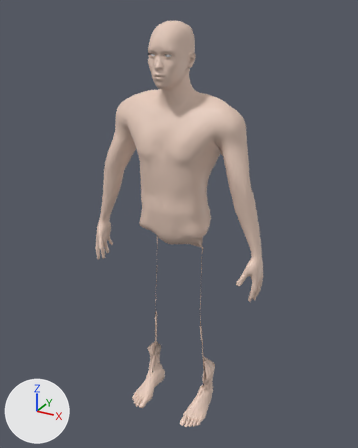
What one commit did to the glTF model public/models/doll/body-m.glb.
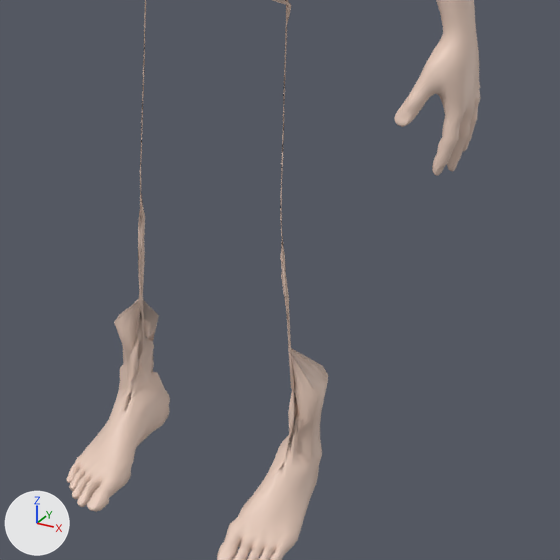
Old and new are each drawn whole from a camera (50 mm lens) standing at (0.961, -1.748, 1.828) and looking at (0.005, -0.009, 0.959) and again close up on the part from 31% to 81% of the width and 55% to 95% of the height. The axes (+X, +Y, +Z) are drawn at lower left. The lights are the same throughout. The first two pictures are the older version. Both versions are drawn at full value of the shape key 'tuck_track-pants' of 'Body'; the numbers are the values there. Vertices at exactly the same position are counted once.

Names of what the first close-up shows: 'Body'.
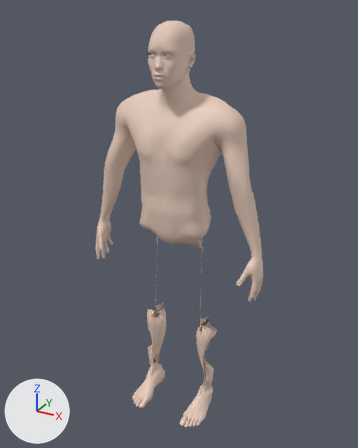
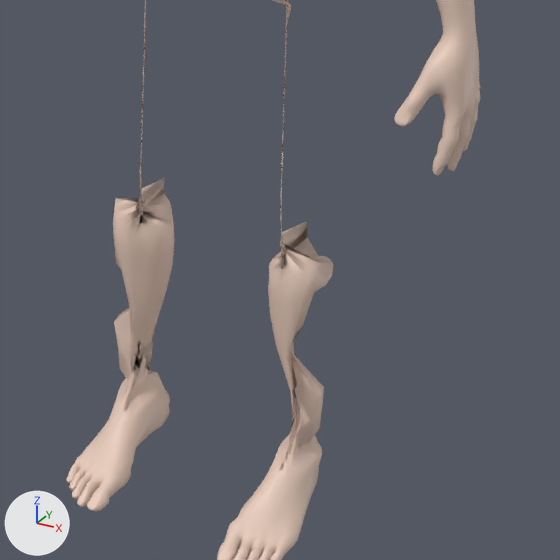
What differs and where, as boxes (x1, y1, x2, y2) in the close-ups (560 x 560 px; the box of a moved part takes in the faces that stretch with it):
part 1 of me_body, moved or reshaped
    before: (114, 200, 328, 473)
    after: (113, 178, 333, 472)

Edits to the bpy script that builds the scene:
```text
Change me_body:
    where me_body.from_pydata(...)  # 13420 vertices, 26792 faces; spans x -0.41..0.41, y -0.19..0.1, z 0.0..1.78
    used by ob_body; location = (0.0, 0.0, 0.0)
    me_body part 1: 211 of 13420 vertices moved; they spanned x -0.18..0.18, y -0.03..0.06, z 0.1..0.48 and now span x -0.19..0.19, y -0.03..0.07, z 0.1..0.48; mean shift (0.0, 0.01, 0.0); largest move (0.12, -0.01, 0.42) -> (0.16, 0.06, 0.42)
```
